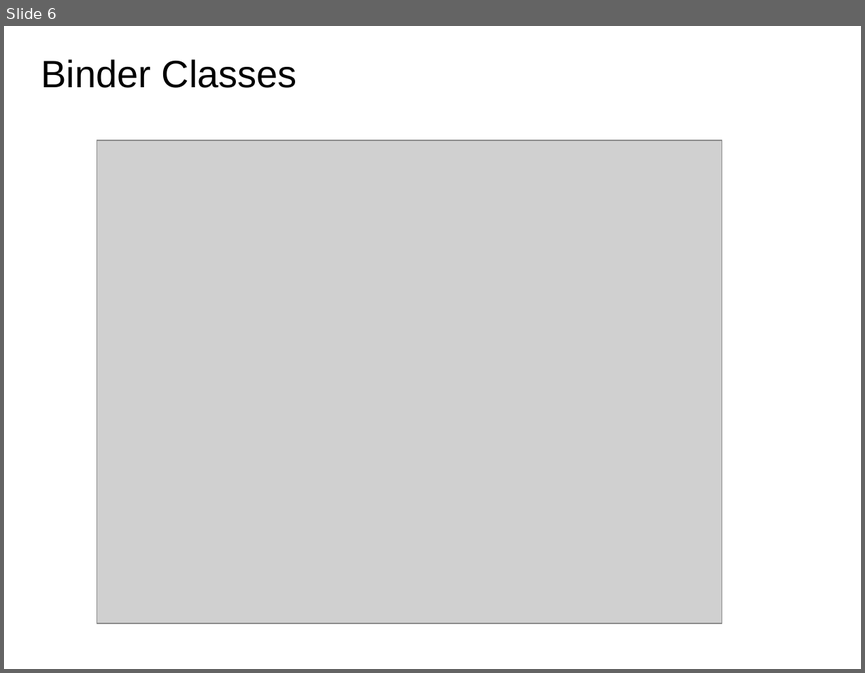
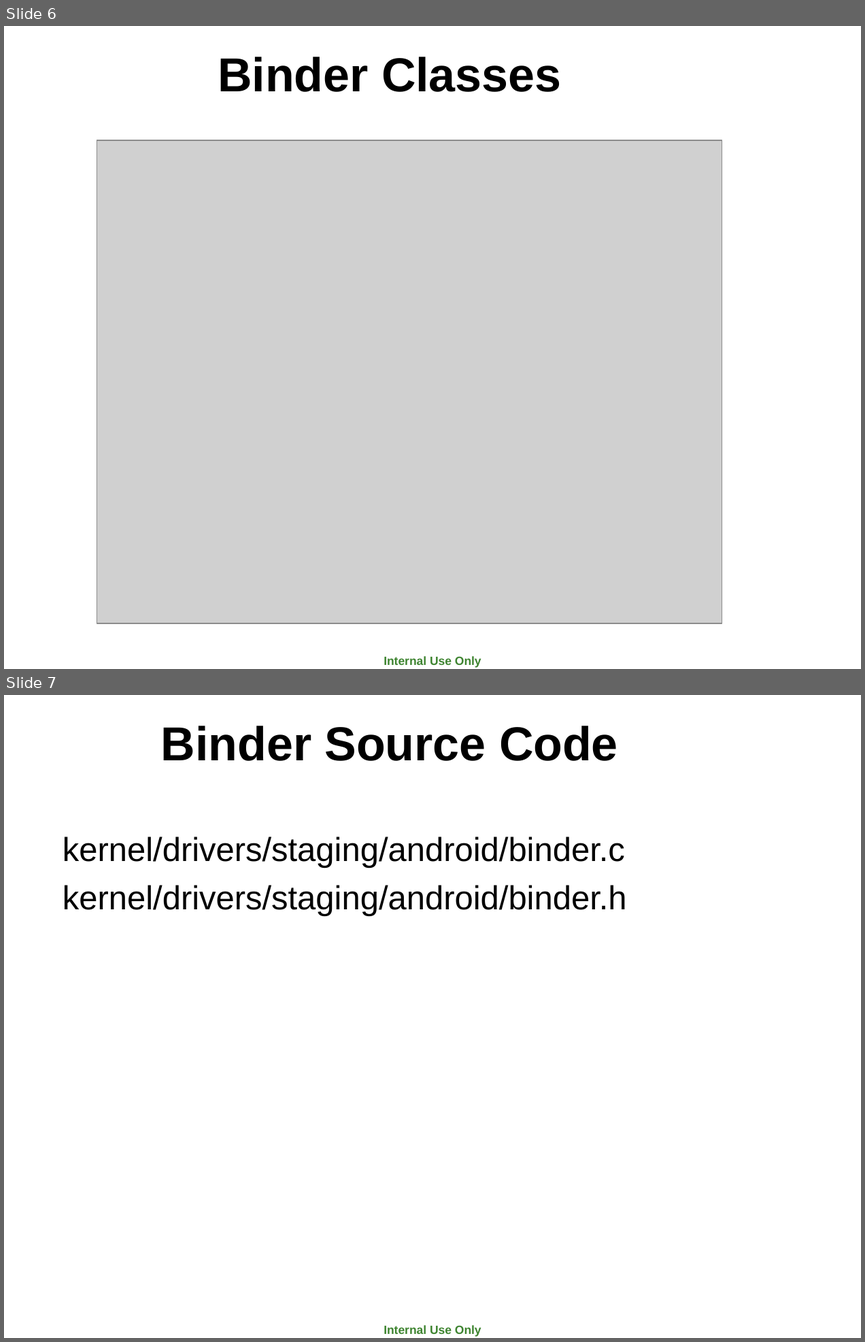
Before and after one commit to marcoxu/Documents, a slide deck: Introduction of Binder.ppt. Shown one above the other, each under a label of ours: slide 6 before the commit, slides 6 and 7 after it. The pictures are 865x673 and 865x1342 pixels, drawn with LibreOffice and Linux fonts; fonts in the diff are those of the drawing; grey boxes stand for pictures; background and template pictures are left out. Boxes give left, top, right and bottom in pixels: in the first picture for what was removed or moved away, otherwise in the second. Text is boxed around its words. In the diff, an @@ line names an element or a change of style, - is before the commit and + after.

```diff
--- a/Introduction of Binder.ppt
+++ b/Introduction of Binder.ppt
@@ slide 7 added at bbox=[4, 695, 861, 1338], background picture (left out); not listed: 1 template element that a slide beside it also shows @@
@@ title added at bbox=[161, 726, 618, 761], 40 pt, text #000000, bold @@
+Binder Source Code
@@ text added at bbox=[62, 836, 627, 916], 28 pt, text #000000 @@
+kernel/drivers/staging/android/binder.c
+kernel/drivers/staging/android/binder.h
@@ slide 6 changed as well @@
@@ title "Binder Classes" at bbox=[218, 57, 561, 92]: size 32 to 40 pt, bold on; alignment left to centre @@
@@ text added at bbox=[383, 656, 481, 667], 10 pt, text #3E8430, bold @@
+Internal Use Only
```
Also in this commit, not shown: 19 other slides changed, 4 other files.
